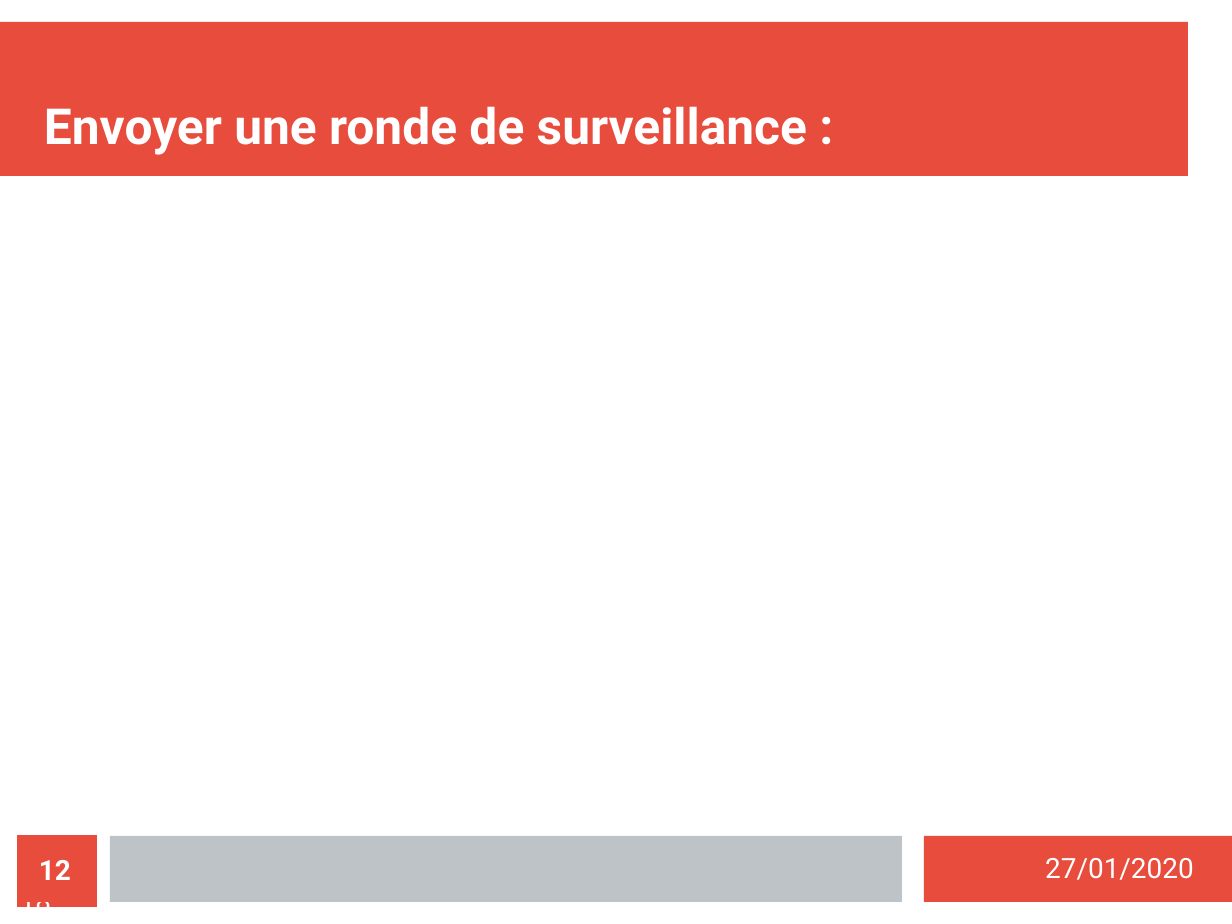
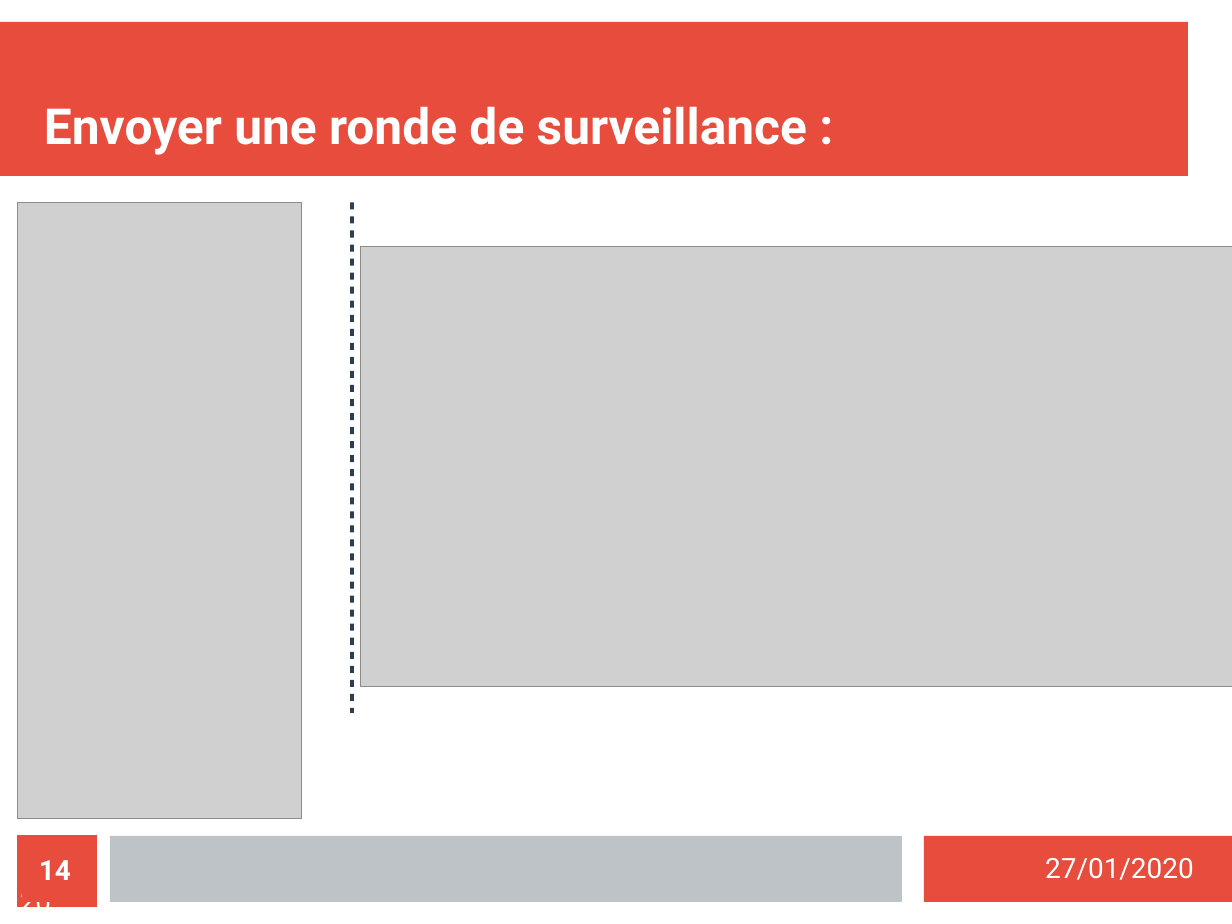
Before and after one commit to MezeretteBrice/Projet_Ronde, a slide deck: slide 14 of SOUTENANCE/Revue1/Revue1_HUREAU.odp (slide 12 before the commit). Drawn at 1232x924 pixels with LibreOffice and Linux fonts; fonts in the diff are those of the drawing; grey boxes stand for pictures. Boxes give left, top, right and bottom in pixels: in the first picture for what was removed or moved away, otherwise in the second. Text is boxed around its words. In the diff, an @@ line names an element or a change of style, - is before the commit and + after.

```diff
--- a/SOUTENANCE/Revue1/Revue1_HUREAU.odp
+++ b/SOUTENANCE/Revue1/Revue1_HUREAU.odp
@@ picture added at [18,202,302,818] @@
@@ line added from (352, 202) to (352, 713), #2C3E50 2.3 pt @@
@@ picture added at [361,246,1232,686] @@
@@ page number at [20,860,71,919]: text changed @@
-12 / 18
+14 / 20
@@ text at [46,860,89,880]: text changed @@
-/18
+/20
```
Also in this commit, not shown: 11 other slides changed, 2 slides added, 1 other file.
